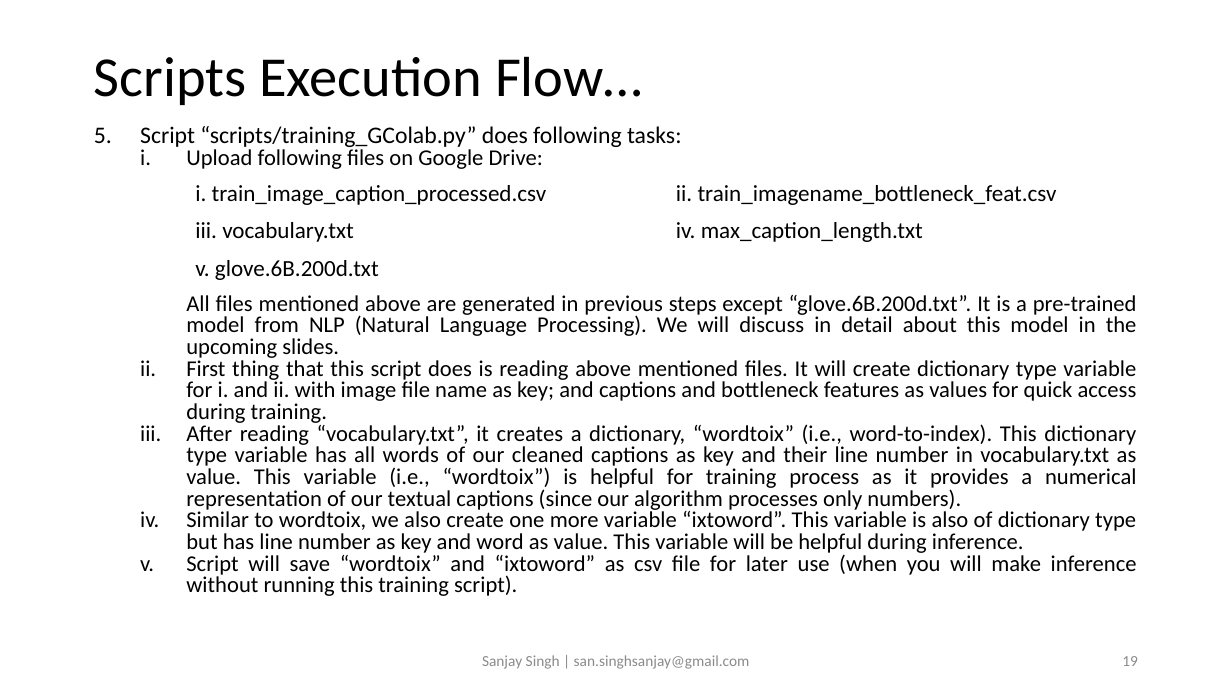
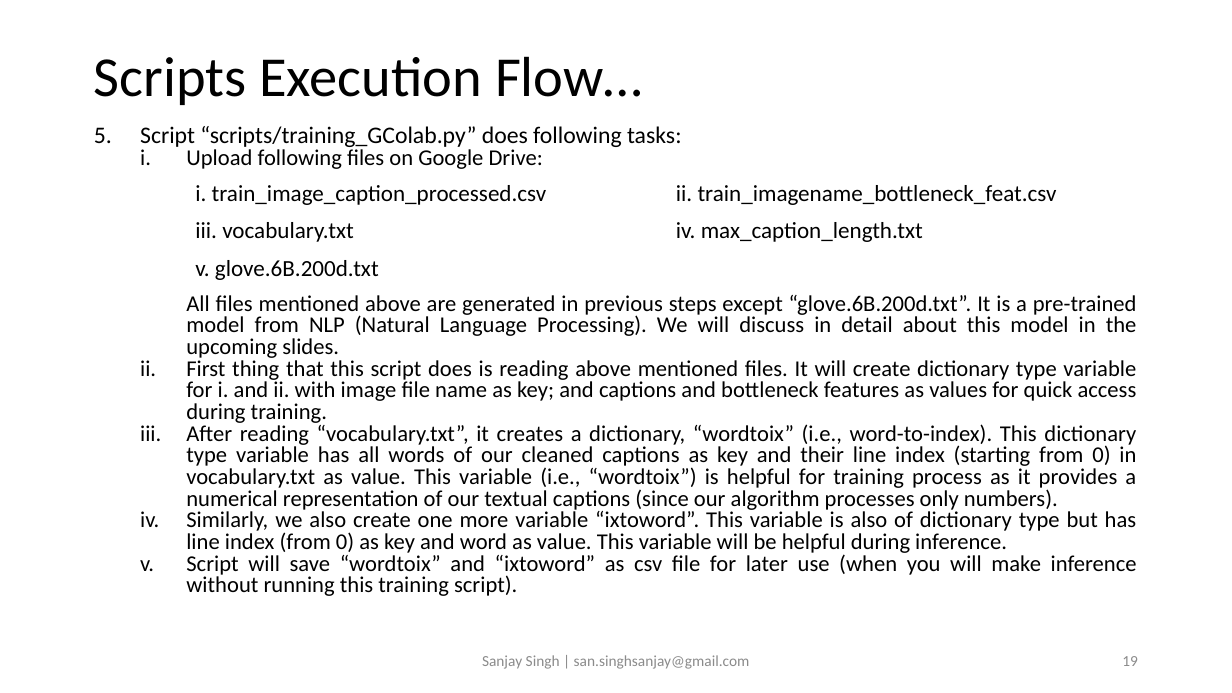
Before and after one commit to sansinghsanjay/Flickr8k_ImageCaptioning, a slide deck: slide 19 of readme.pptx. Drawn at 1232x693 pixels with LibreOffice and Linux fonts; fonts in the diff are those of the drawing. Boxes give left, top, right and bottom in pixels: in the first picture for what was removed or moved away, otherwise in the second. Text is boxed around its words. In the diff, an @@ line names an element or a change of style, - is before the commit and + after.

```diff
--- a/readme.pptx
+++ b/readme.pptx
@@ text at [186, 422, 1137, 556]: text changed @@
-  iii. After reading “vocabulary.txt”, it creates a dictionary, “wordtoix” (i.e., word-to-index). This dictionary type variable has all words of our cleaned captions as key and their line number in vocabulary.txt as value. This variable (i.e., “wordtoix”) is helpful for training process as it provides a numerical representation of our textual captions (since our algorithm processes only numbers).
-  iv. Similar to wordtoix, we also create one more variable “ixtoword”. This variable is also of dictionary type but has line number as key and word as value. This variable will be helpful during inference.
+  iii. After reading “vocabulary.txt”, it creates a dictionary, “wordtoix” (i.e., word-to-index). This dictionary type variable has all words of our cleaned captions as key and their line index (starting from 0) in vocabulary.txt as value. This variable (i.e., “wordtoix”) is helpful for training process as it provides a numerical representation of our textual captions (since our algorithm processes only numbers).
+  iv. Similarly, we also create one more variable “ixtoword”. This variable is also of dictionary type but has line index (from 0) as key and word as value. This variable will be helpful during inference.
```
Also in this commit, not shown: 5 other slides changed, 4 slides added, 1 other file.
